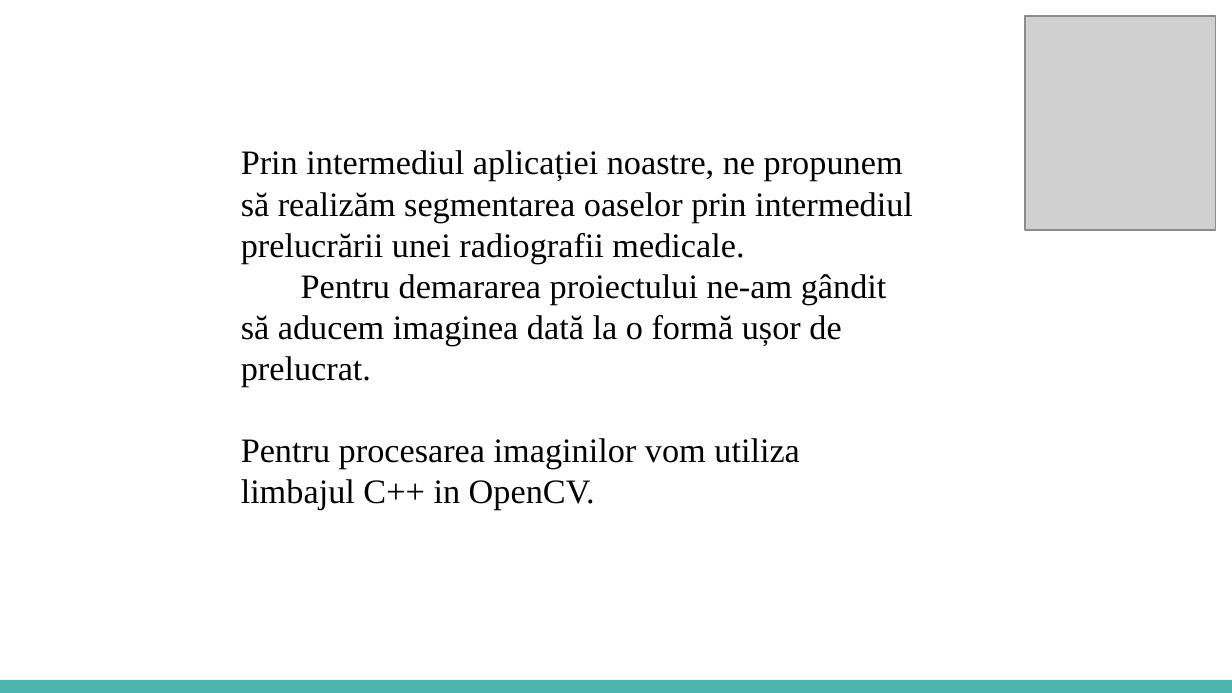
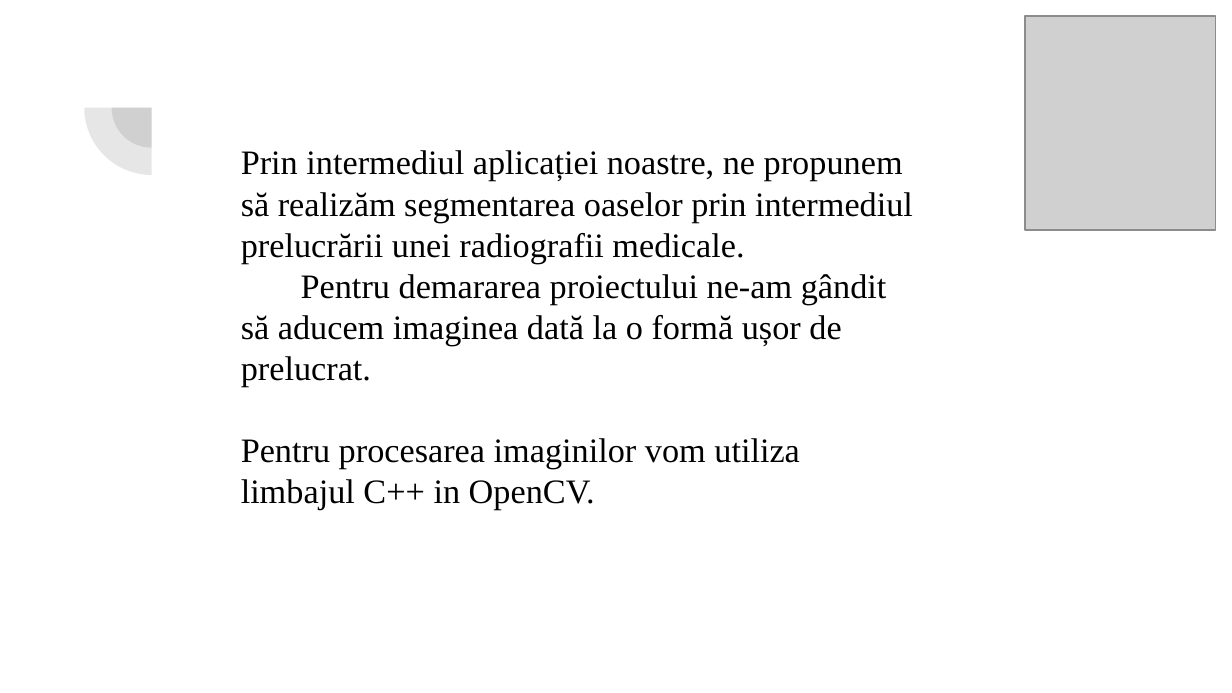
Before and after one commit to VedereArtificiala/prelucrareaimaginilor-proiect-1309b_pim05, a slide deck: slide 4 of Prezentare Gorcea_Baschir.pptx. Drawn at 1232x693 pixels with LibreOffice and Linux fonts; fonts in the diff are those of the drawing; grey boxes stand for pictures. Boxes give left, top, right and bottom in pixels: in the first picture for what was removed or moved away, otherwise in the second. Text is boxed around its words. In the diff, an @@ line names an element or a change of style, - is before the commit and + after.

```diff
--- a/Prezentare Gorcea_Baschir.pptx
+++ b/Prezentare Gorcea_Baschir.pptx
@@ pie slice (boxed as its full ellipse) added at (x1=84, y1=41, x2=218, y2=175), fill #424242 at 13% opacity @@
@@ pie slice (boxed as its full ellipse) added at (x1=112, y1=68, x2=192, y2=148), fill #424242 at 13% opacity @@
@@ rectangle removed at (x1=0, y1=680, x2=1232, y2=693) @@
```
Also in this commit, not shown: 6 other slides changed, 3 slides added, 1 other file.
